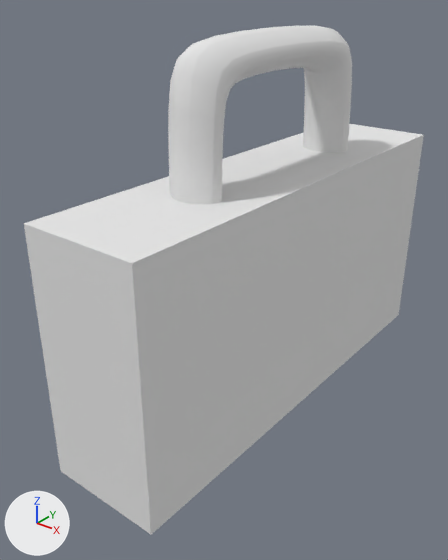
Renders of the Blender file examples/fps_game/data/item_medkit/medkit.blend from each side of a commit.
Both versions are drawn from a 50 mm camera at (0.782, -1.137, 1.008) aimed at (-0.043, -0.106, 0.369). Arrows for +X, +Y and +Z are at lower left; the lights stay in place.
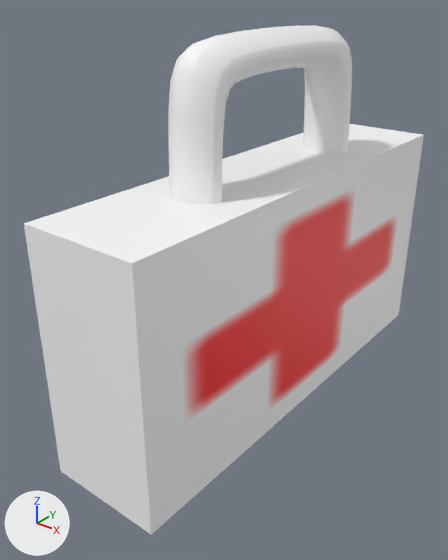
Changed parts and their boxes [x1, y1, x2, y2] in the pictures (448 x 560 px):
'Cube', surface changed, recoloured: [24, 124, 424, 534] in both
'Plane', surface changed, recoloured (grey to white): [168, 26, 352, 204] in both

The change, as a diff of the scene's bpy script:
```diff
--- a/examples/fps_game/data/item_medkit/medkit.blend.py
+++ b/examples/fps_game/data/item_medkit/medkit.blend.py
@@ img_medkit_texture_png @@
+img_medkit_texture_png = load_image('medkit_texture.png', 'medkit_texture.png', 16, 16, 'sRGB')
@@ mat_material_001 @@
-mat_material_001 = diffuse_material('Material.001')
-mat_material_001.base_color = (0.8, 0.8, 0.8)  # white #e7e7e7
+mat_material_001 = principled_material('Material.001')
+mat_material_001.texture = img_medkit_texture_png
@@ mat_material_002 @@
+mat_material_002 = principled_material('Material.002')
+mat_material_002.base_color = (1.0, 1.0, 1.0)  # white #ffffff
@@ me_plane @@
 me_plane.from_pydata(...)  # 64 vertices, 64 faces; spans x -1.0..1.0, y -1.0..1.0, z -0.22..0.22
-me_plane.materials.append(mat_material_001)  # white #e7e7e7
+me_plane.materials.append(mat_material_002)  # white #ffffff
@@ me_cube @@
 me_cube.from_pydata(...)  # 8 vertices, 6 faces; spans x -1.0..1.0, y -1.0..1.0, z -1.0..1.0
-me_cube.materials.append(mat_material)  # white #e7e7e7
+me_cube.materials.append(mat_material_001)  # picture img_medkit_texture_png
```
